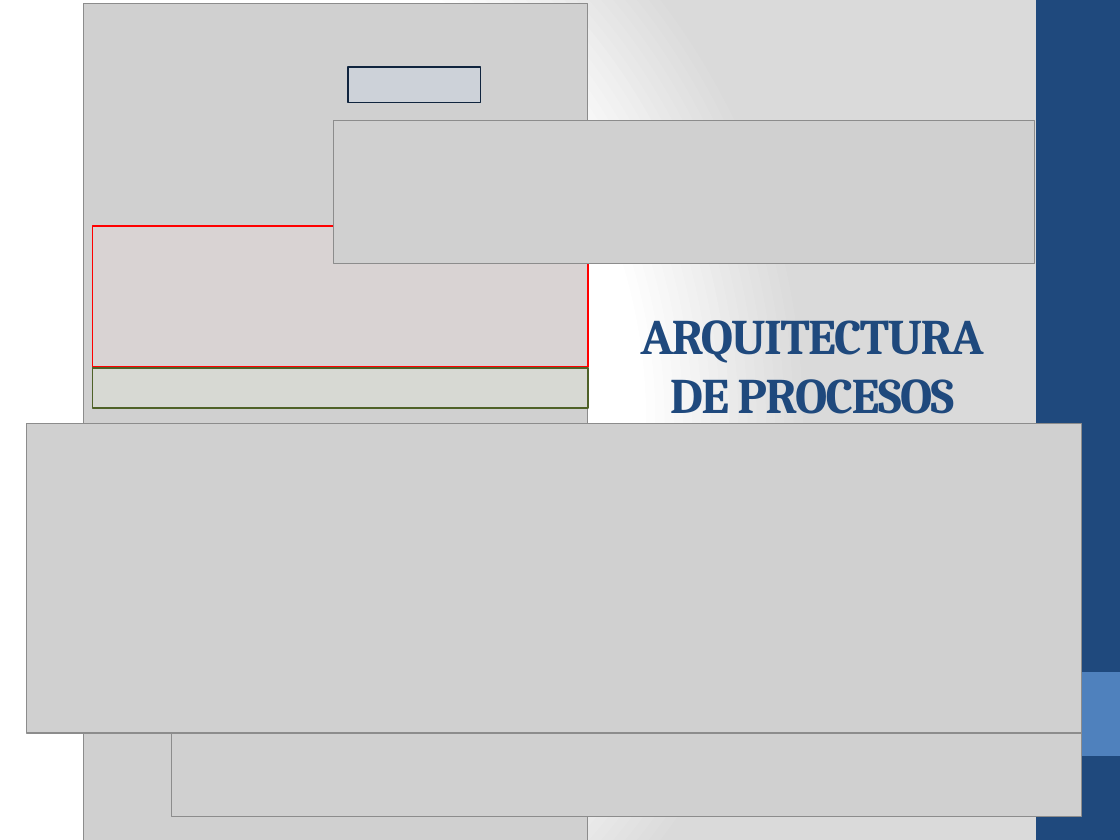
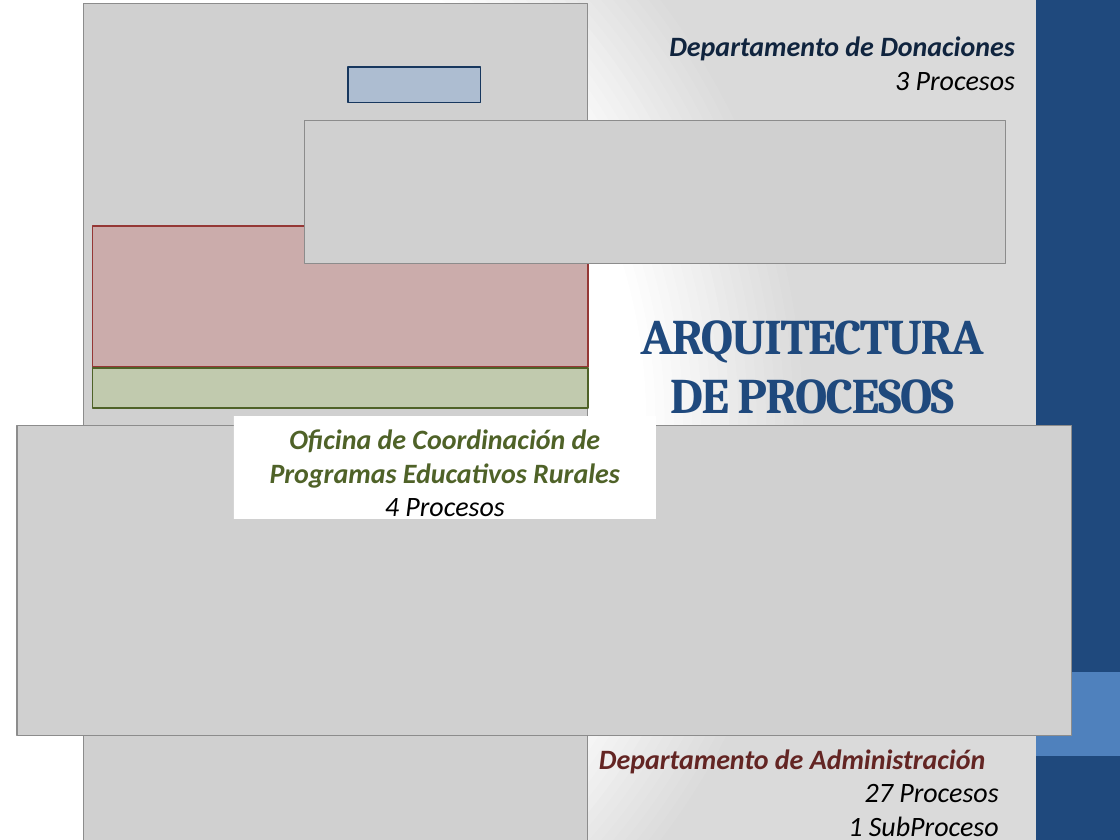
Before and after one commit to cms/proyecto-fya, a slide deck: slide 12 of Presentacion Final Ciclo 2011-02/ANOCFAP-[Presentación Final v3.0].pptx. Drawn at 1120x840 pixels with LibreOffice and Linux fonts; fonts in the diff are those of the drawing; grey boxes stand for pictures. Boxes give left, top, right and bottom in pixels: in the first picture for what was removed or moved away, otherwise in the second. Text is boxed around its words. In the diff, an @@ line names an element or a change of style, - is before the commit and + after.

```diff
--- a/Presentacion Final Ciclo 2011-02/ANOCFAP-[Presentación Final v3.0].pptx
+++ b/Presentacion Final Ciclo 2011-02/ANOCFAP-[Presentación Final v3.0].pptx
@@ text added at (669,36,1015,90), 18 pt, text #0F243E, bold, italic @@
+Departamento de Donaciones
+3 Procesos
@@ rectangle at (348,67,480,102): fill #C6D9F1 at 28% opacity to #558ED5 at 28% opacity; outline #0F243E 1 pt to #17375E 1 pt @@
@@ picture: place and size @@
-picture at (334,120,1035,263)
+picture at (305,120,1006,263)
@@ rectangle at (93,226,588,367): fill #F2DCDB at 28% opacity to #C0504D at 28% opacity; outline #FF0000 1 pt to #953735 1 pt @@
@@ rectangle at (93,367,588,408): fill #EBF1DE at 28% opacity to #9BBB59 at 28% opacity @@
@@ rectangle added at (234,417,656,520), fill #FFFFFF, 18 pt, text #4F6228, bold, italic @@
+Oficina de Coordinación de Programas Educativos Rurales
+4 Procesos
@@ picture: place and size @@
-picture at (27,423,1082,734)
+picture at (17,426,1072,736)
@@ picture removed at (172,623,1082,816) @@
@@ text added at (599,749,999,836), 18 pt, text #632523, bold, italic @@
+Departamento de Administración
+27 Procesos
+1 SubProceso
```
Also in this commit, not shown: 2 other slides changed.
